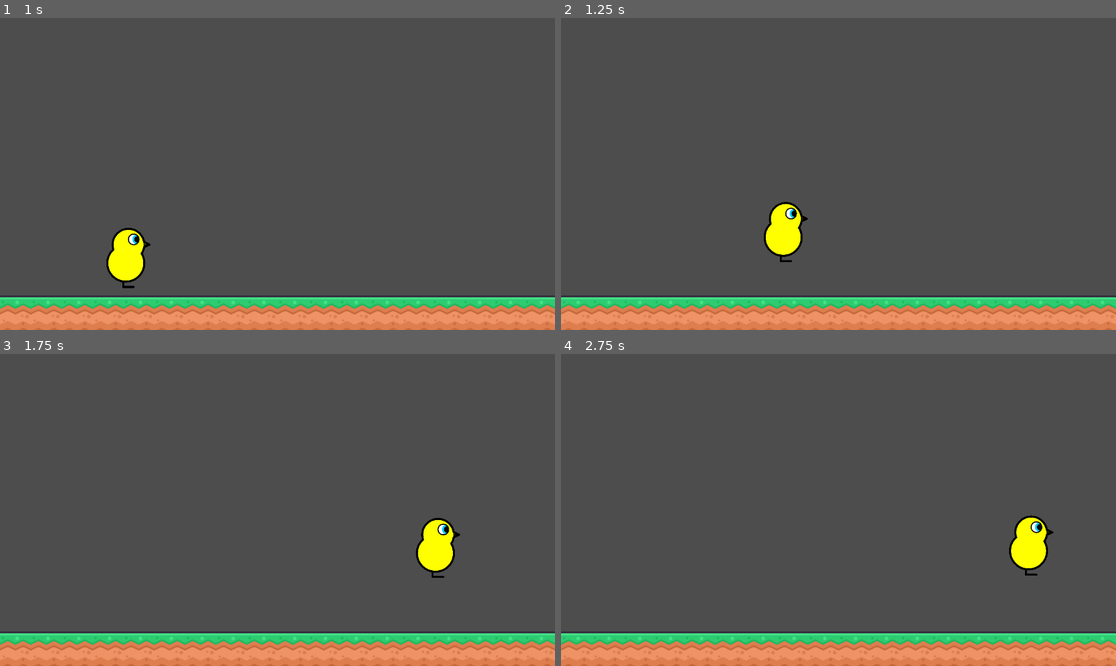
Above: before the commit, frames 1-4 (two rows, left to right).
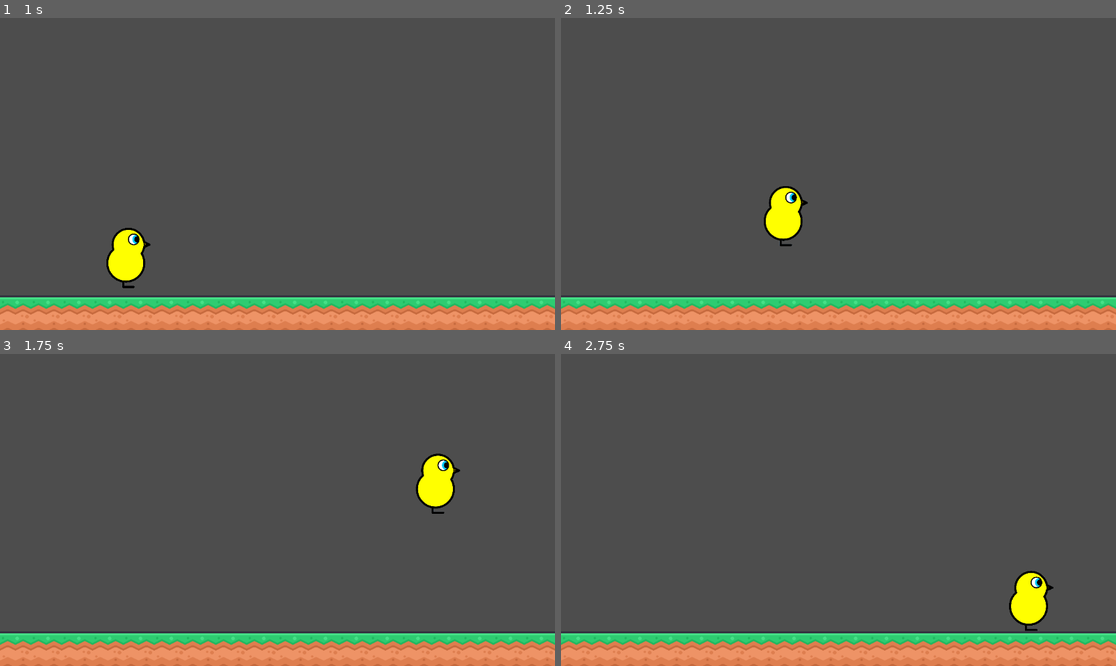
Above: after the commit, the same moments.

Repository: GDACollab/Duck-Quest-3
Game: Godot game, scene res://Assets/Levels/Level_1.tscn
The game is run twice, just before and just after one commit, with the same random seed, the same clock (stepped at 60 frames per second) and the same inputs.
Inputs:
- Up to frame 1 (1 s): hold D (right) from 0.53 s (still down); tap Space (jump) at 0.6, 0.77 s
- Up to frame 2 (1.25 s): keep holding D (right); tap Space (jump) at 1.07 s
- Up to frame 3 (1.75 s): keep holding D (right); tap Q (ability) at 1.35 s; tap Space (jump) at 1.52, 1.55 s
- Up to frame 4 (2.75 s): tap Space (jump) at 1.82, 2.1 s; release D (right) at 2.03 s; hold A (left) from 2.03 s (still down)

Frame 1 is identical in both runs. In frame 2, 1.0% of the frame differs, in the area x 36-45%, y 53-79%; in frame 3, 2.0%, in the area x 74-83%, y 31-72%; in frame 4, 2.0%.

Commit message:
added jump var

Diff:
--- a/Assets/Player/Ability Scripts/base_ability1.gd
+++ b/Assets/Player/Ability Scripts/base_ability1.gd
@@ -13,6 +13,7 @@
 # player.move_speed
 # player.acceleration
 # player.toggle_gravity
+# player.jump_height
 ## you may do whatever, as long as it all happens within this script.
 ## feel free to declare variables and other functions as well.
 ## only modify your ability script and nothing else
--- a/Assets/Player/Scripts/player.gd
+++ b/Assets/Player/Scripts/player.gd
@@ -13,6 +13,7 @@
 
 @export var move_speed = 800
 @export var acceleration = 3200
+@export var jump_height = 700
 
 
 @onready var AUDIO : AudioStreamPlayer2D = $AudioStreamPlayer2D
@@ -45,7 +46,7 @@
 		velocity.y += 980 * delta
 
 	if(Input.is_action_just_pressed("jump") and is_on_floor()):
-		velocity.y -= 500
+		velocity.y -= jump_height
 		AUDIO.play()
 	move_and_slide()
 
